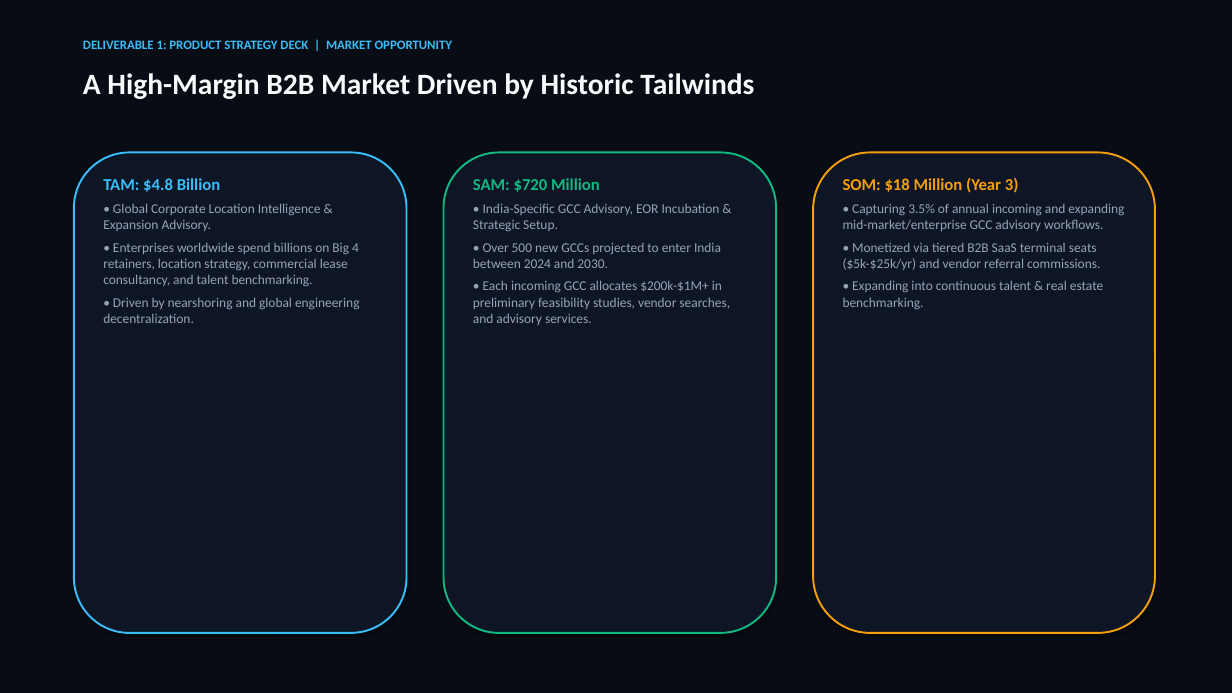
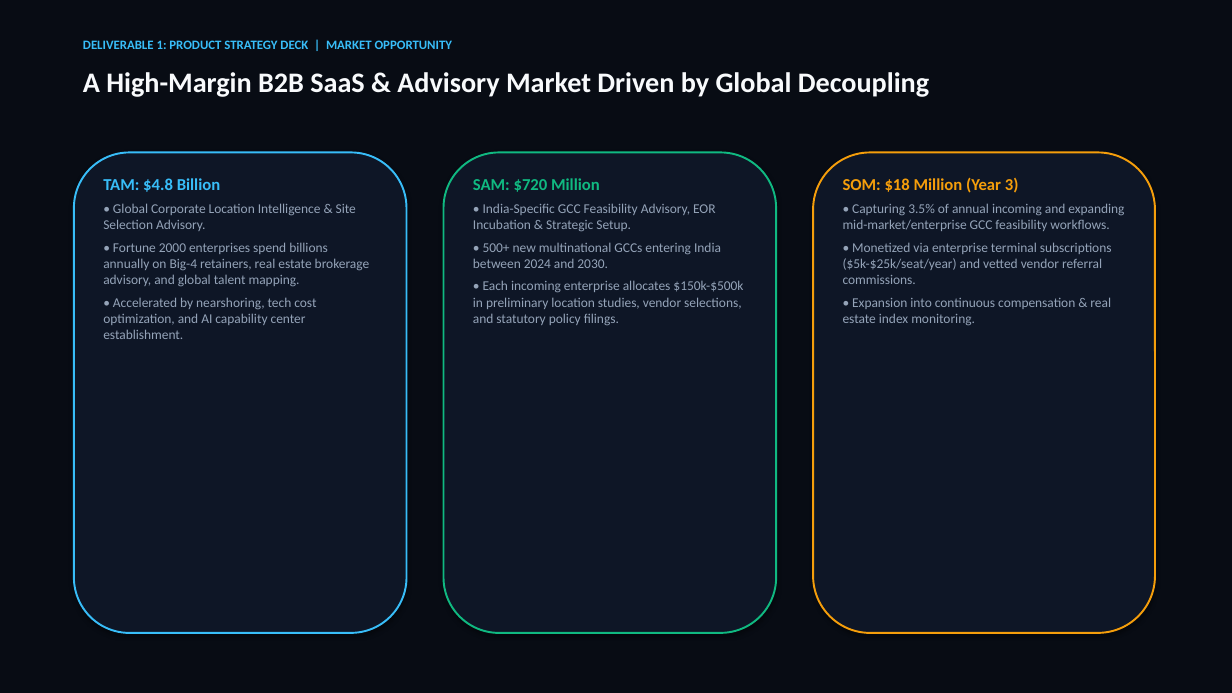
Before and after one commit to SURYAMS002/gcc, a slide deck: slide 4 of GCC_Intel_Product_Strategy_Deck.pptx. Drawn at 1232x693 pixels with LibreOffice and Linux fonts; fonts in the diff are those of the drawing. Boxes give left, top, right and bottom in pixels: in the first picture for what was removed or moved away, otherwise in the second. Text is boxed around its words. In the diff, an @@ line names an element or a change of style, - is before the commit and + after.

Commit message:
Update Deliverable 1 Product Strategy Deck: add 16-slide PPTX, printable HTML with embedded base64 screenshots, and visual operational workflow

```diff
--- a/GCC_Intel_Product_Strategy_Deck.pptx
+++ b/GCC_Intel_Product_Strategy_Deck.pptx
@@ text at bbox=[83, 72, 929, 97]: text changed; size 23 to 22 pt @@
-A High-Margin B2B Market Driven by Historic Tailwinds
+A High-Margin B2B SaaS & Advisory Market Driven by Global Decoupling
@@ text at bbox=[103, 203, 370, 339]: text changed @@
-• Global Corporate Location Intelligence & Expansion Advisory.
-• Enterprises worldwide spend billions on Big 4 retainers, location strategy, commercial lease consultancy, and talent benchmarking.
-• Driven by nearshoring and global engineering decentralization.
+• Global Corporate Location Intelligence & Site Selection Advisory.
+• Fortune 2000 enterprises spend billions annually on Big-4 retainers, real estate brokerage advisory, and global talent mapping.
+• Accelerated by nearshoring, tech cost optimization, and AI capability center establishment.
@@ text at bbox=[473, 203, 743, 325]: text changed @@
-• India-Specific GCC Advisory, EOR Incubation & Strategic Setup.
-• Over 500 new GCCs projected to enter India between 2024 and 2030.
-• Each incoming GCC allocates $200k-$1M+ in preliminary feasibility studies, vendor searches, and advisory services.
+• India-Specific GCC Feasibility Advisory, EOR Incubation & Strategic Setup.
+• 500+ new multinational GCCs entering India between 2024 and 2030.
+• Each incoming enterprise allocates $150k-$500k in preliminary location studies, vendor selections, and statutory policy filings.
@@ text at bbox=[843, 203, 1124, 325]: text changed @@
-• Capturing 3.5% of annual incoming and expanding mid-market/enterprise GCC advisory workflows.
-• Monetized via tiered B2B SaaS terminal seats ($5k-$25k/yr) and vendor referral commissions.
-• Expanding into continuous talent & real estate benchmarking.
+• Capturing 3.5% of annual incoming and expanding mid-market/enterprise GCC feasibility workflows.
+• Monetized via enterprise terminal subscriptions ($5k-$25k/seat/year) and vetted vendor referral commissions.
+• Expansion into continuous compensation & real estate index monitoring.
```
Also in this commit, not shown: 10 other slides changed, 5 slides added, 4 slides removed, 8 other files.
